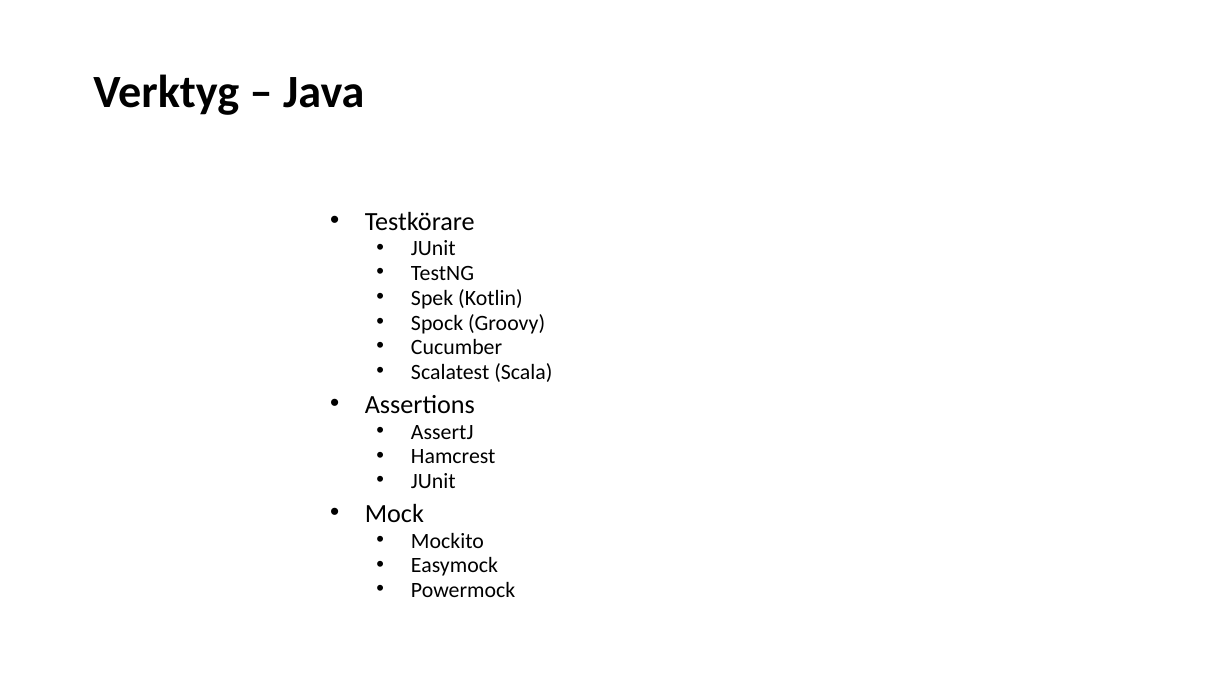
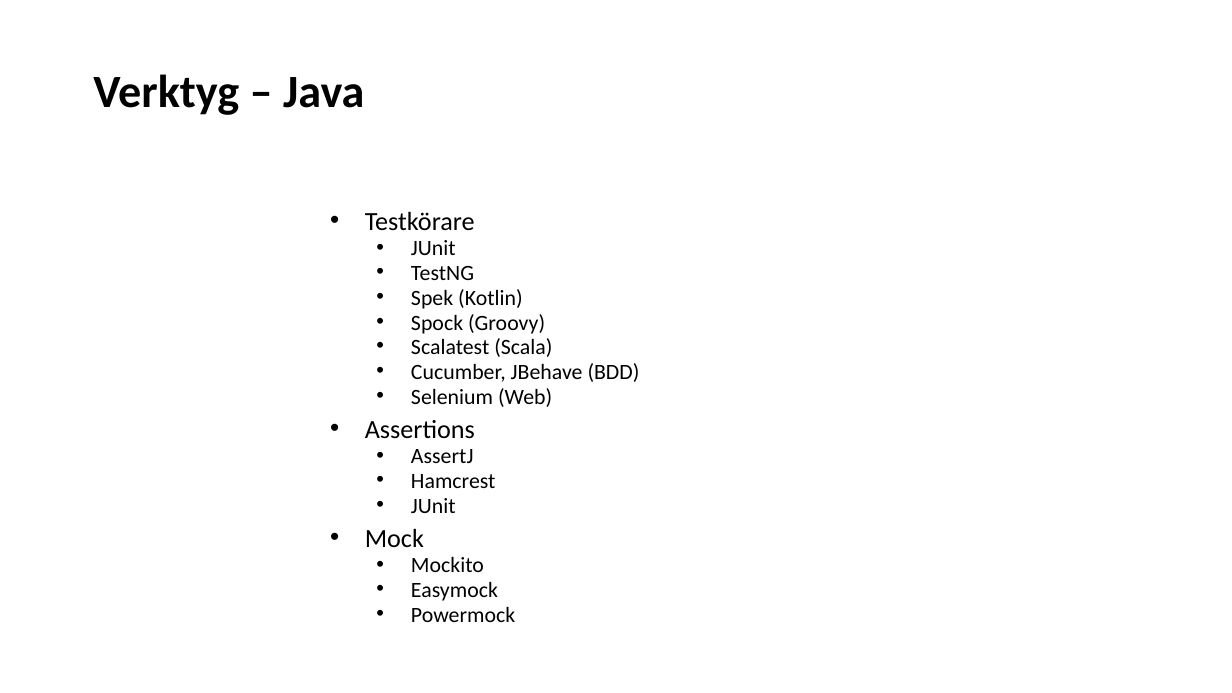
Before and after one commit to Omegapoint/tdd-lab, a slide deck: slide 10 of TDD-Presentation.pptx. Drawn at 1232x693 pixels with LibreOffice and Linux fonts; fonts in the diff are those of the drawing. Boxes give left, top, right and bottom in pixels: in the first picture for what was removed or moved away, otherwise in the second. Text is boxed around its words. In the diff, an @@ line names an element or a change of style, - is before the commit and + after.

```diff
--- a/TDD-Presentation.pptx
+++ b/TDD-Presentation.pptx
@@ subtitle at bbox=[411, 339, 502, 354]: paragraph removed @@
-  • Cucumber
@@ subtitle at bbox=[411, 363, 640, 407]: paragraphs added @@
+  • Cucumber, JBehave (BDD)
+  • Selenium (Web)
```
Also in this commit, not shown: 1 other slide changed.
